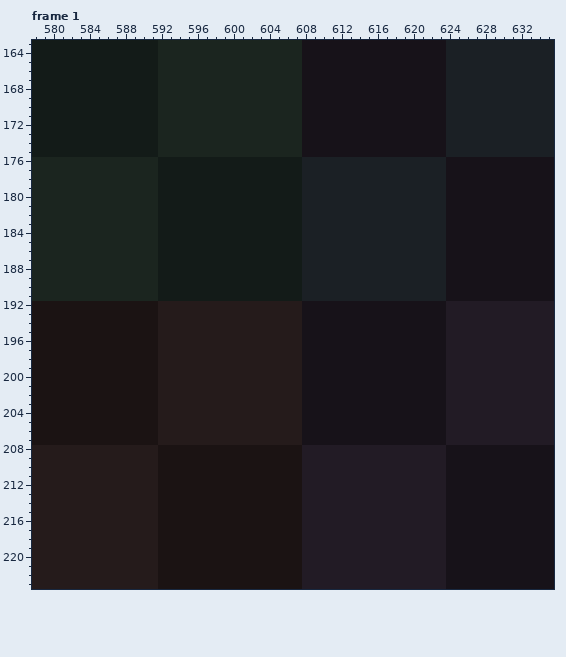
File history of a pixel-art file, assets/sprites/atlas/hpl.rework.ase. Above, as it was before the edit.
736x736 pixels, 8 frames. Colours within 5 levels of each other are drawn and written as one. Shown: frame 1: x 578..635, y 163..223. The commit also changed other frames or places, which this record leaves out.
After:
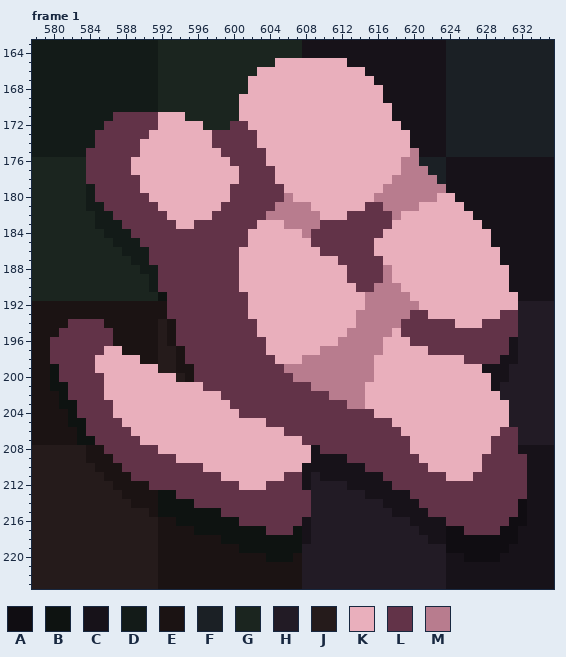
Palette (. is transparent): A #100d12  B #0e1311  C #171219  D #131b18  E #1b1313  F #1b2025  G #1b251f  H #221b25  J #251b1b  K #e9afbc  L #623348  M #b87c8e
Edits made:
Changed rows in their new state; - is an unchanged pixel.
Frame 1, layer "cont":
first column x 580:
165 -------------------------KKKKKKKK--------------------
166 -----------------------KKKKKKKKKKKK------------------
167 ----------------------KKKKKKKKKKKKKK-----------------
168 ----------------------KKKKKKKKKKKKKKK----------------
169 ---------------------KKKKKKKKKKKKKKKK----------------
170 ---------------------KKKKKKKKKKKKKKKKK---------------
171 -------LLLLLKKK------KKKKKKKKKKKKKKKKK---------------
172 ------LLLLLLKKKKK---LLKKKKKKKKKKKKKKKKK--------------
173 -----LLLLLLKKKKKKKLLLLLKKKKKKKKKKKKKKKKK-------------
174 -----LLLLLKKKKKKKKLLLLLKKKKKKKKKKKKKKKKK-------------
175 ----LLLLLLKKKKKKKKKLLLLLKKKKKKKKKKKKKKKKM------------
176 ----LLLLLKKKKKKKKKKKLLLLKKKKKKKKKKKKKKKMM------------
177 ----LLLLLKKKKKKKKKKKKLLLLKKKKKKKKKKKKKKMMM-----------
178 ----LLLLLLKKKKKKKKKKKLLLLKKKKKKKKKKKKKMMMMM----------
179 ----DLLLLLKKKKKKKKKKLLLLLLKKKKKKKKKKKMMMMMMM---------
180 ----DLLLLLLKKKKKKKKKLLLLLLMKKKKKKKKKMMMMMMMKK--------
181 ----DDLLLLLLKKKKKKKLLLLLLMMMMKKKKKKLLMMMMKKKKK-------
182 -----DDLLLLLLKKKKKLLLLLLMMMMMMKKKLLLLLMKKKKKKKK------
183 -----DDDLLLLLLKKLLLLLLLKKKMMMMLLLLLLLLKKKKKKKKKK-----
184 ------DDDLLLLLLLLLLLLLKKKKKKMLLLLLLLLKKKKKKKKKKKK----
185 -------DDDLLLLLLLLLLLLKKKKKKKLLLLLLLKKKKKKKKKKKKK----
186 --------DDDLLLLLLLLLLKKKKKKKKKLLLLLLKKKKKKKKKKKKKK---
187 ---------DDLLLLLLLLLLKKKKKKKKKKKLLLLLKKKKKKKKKKKKK---
188 ----------DDLLLLLLLLLKKKKKKKKKKKKLLLLMKKKKKKKKKKKKK--
189 -----------DLLLLLLLLLKKKKKKKKKKKKLLLLMKKKKKKKKKKKKK--
190 -----------DLLLLLLLLLKKKKKKKKKKKKKLLMMMKKKKKKKKKKKK--
191 ------------BLLLLLLLLLKKKKKKKKKKKKKMMMMMKKKKKKKKKKKK-
192 ------------ELLLLLLLLLKKKKKKKKKKKKKMMMMMMKKKKKKKKKKK-
193 ------------ELLLLLLLLLKKKKKKKKKKKKMMMMMMLLKKKKKKKKLL-
194 --LLLL-------ELLLLLLLLLKKKKKKKKKKKMMMMMLLLLLLKKKLLLL-
195 -LLLLLL------ELLLLLLLLLKKKKKKKKKKMMMMMKLLLLLLLLLLLLL-
196 LLLLLLL------ELLLLLLLLLLKKKKKKKKMMMMMKKKLLLLLLLLLLLC-
197 LLLLLLKK------ELLLLLLLLLKKKKKKMMMMMMMKKKKKLLLLLLLLLC-
198 LLLLLKKKKK----ELLLLLLLLLLKKKMMMMMMMMKKKKKKKKKKLLLLCC-
199 BLLLLKKKKKKK--EELLLLLLLLLLMMMMMMMMMMKKKKKKKKKKKKCCC--
200 BLLLLLKKKKKKKK-ELLLLLLLLLLLMMMMMMMMMKKKKKKKKKKKKKCC--
201 BBLLLLKKKKKKKKKKKLLLLLLLLLLLLMMMMMMKKKKKKKKKKKKKKC---
202 -BLLLLKKKKKKKKKKKKKLLLLLLLLLLLLMMMMKKKKKKKKKKKKKKK---
203 -BBLLLLKKKKKKKKKKKKKLLLLLLLLLLLLLMMKKKKKKKKKKKKKKKK--
204 --BLLLLKKKKKKKKKKKKKKLLLLLLLLLLLLLLLKKKKKKKKKKKKKKK--
205 --BBLLLLKKKKKKKKKKKKKKKKLLLLLLLLLLLLLLKKKKKKKKKKKKK--
206 ---BLLLLLKKKKKKKKKKKKKKKKKLLLLLLLLLLLLLKKKKKKKKKKKLL-
207 ---BBLLLLLKKKKKKKKKKKKKKKKKKLLLLLLLLLLLLKKKKKKKKKLLL-
208 ----EELLLLLLKKKKKKKKKKKKKKKKKCLLLLLLLLLLKKKKKKKKKLLL-
209 ----EEELLLLLLLKKKKKKKKKKKKKKKCCCCLLLLLLLLKKKKKKKLLLLL
210 -----EEELLLLLLLLLKKKKKKKKKKKCCCCCCCLLLLLLLKKKKKKLLLLL
211 ------EEELLLLLLLLLLKKKKKKKLLC-CCCCCCCLLLLLLLKKKLLLLLL
212 -------EEEELLLLLLLLLLKKKLLLLC----CCCCCLLLLLLLLLLLLLLL
213 --------EEEEBBLLLLLLLLLLLLLLL------CCCCCLLLLLLLLLLLLL
214 ---------EEEBBBBLLLLLLLLLLLLL--------CCCCLLLLLLLLLLLA
215 -----------EBBBBBBBLLLLLLLLLL---------CCCCLLLLLLLLLLA
216 --------------BBBBBBBLLLLLLLC-----------CCCCLLLLLLLAA
217 ----------------BBBBBBBBLLLBC------------CCCAALLLLAA-
218 -------------------BBBBBBBBBC-------------CCAAAAAAAA-
219 ---------------------BBBBBBB----------------AAAAAAA--
220 ------------------------BBB-------------------AAAA---
Boxes around the changes in both pictures, in picture pixels (x1, y1, x2, y2):
changed: (50, 58, 527, 562)
